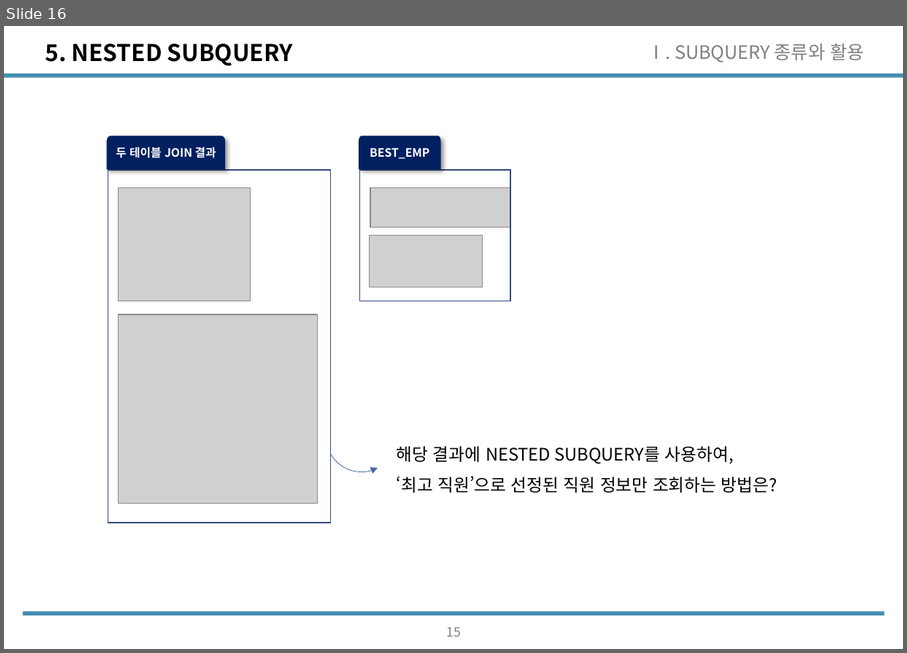
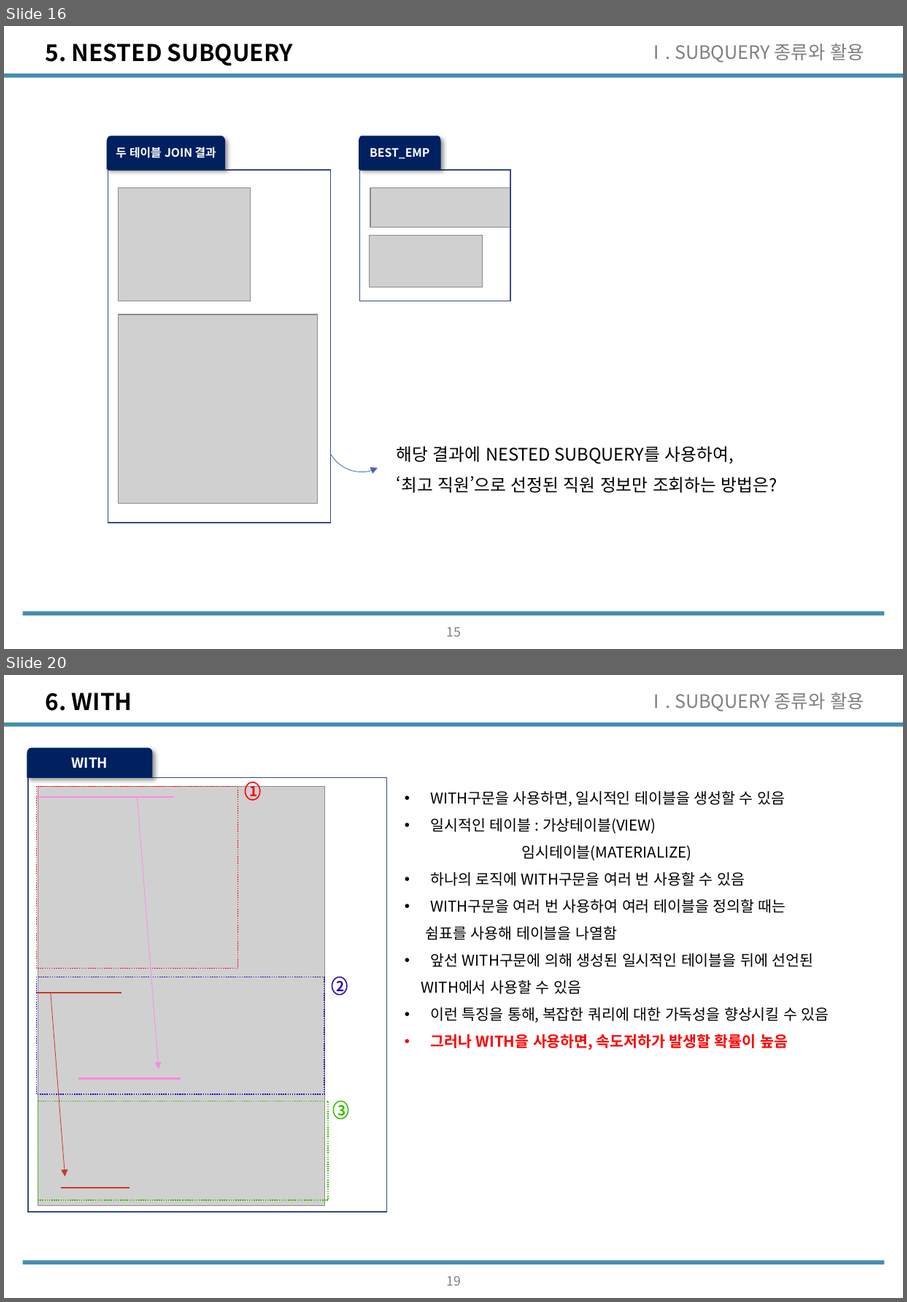
Before and after one commit to wooseok1152/SQL, a slide deck: SQL_seminar/SQL중상급활용_CH2.pptx. Shown one above the other, each under a label of ours: slide 16 before the commit, slides 16 and 20 after it; the slides between them are not shown. The pictures are 907x653 and 907x1302 pixels, drawn with LibreOffice and Linux fonts; fonts in the diff are those of the drawing; grey boxes stand for pictures. Boxes give left, top, right and bottom in pixels: in the first picture for what was removed or moved away, otherwise in the second. Text is boxed around its words. In the diff, an @@ line names an element or a change of style, - is before the commit and + after.

```diff
--- a/SQL_seminar/SQL중상급활용_CH2.pptx
+++ b/SQL_seminar/SQL중상급활용_CH2.pptx
@@ slide 20 added at [4, 675, 903, 1298], background #FFFFFF; not listed: 2 template elements that a slide beside it also shows @@
@@ title added at [46, 693, 132, 711], 20 pt, text #000000, bold @@
+6. WITH
@@ text added at [647, 693, 864, 711], 16 pt, text #808080 @@
+Ⅰ. SUBQUERY 종류와 활용
@@ group added at [27, 748, 387, 1212]: 4 rectangles, 3 ellipses, 1 picture, 1 freeform shape @@
+1
+2
+3
+WITH
@@ line added from (36, 797) to (174, 797), #FF89E6 1.5 pt @@
@@ arrow added from (137, 797) to (159, 1068), #FF89E6 0.5 pt @@
@@ text added at [422, 790, 830, 1049], 13 pt, text #000000 @@
+• WITH구문을 사용하면, 일시적인 테이블을 생성할 수 있음
+• 일시적인 테이블 : 가상테이블(VIEW)
+임시테이블(MATERIALIZE)
+• 하나의 로직에 WITH구문을 여러 번 사용할 수 있음
+• WITH구문을 여러 번 사용하여 여러 테이블을 정의할 때는
+쉼표를 사용해 테이블을 나열함
+• 앞선 WITH구문에 의해 생성된 일시적인 테이블을 뒤에 선언된
+WITH에서 사용할 수 있음
+• 이런 특징을 통해, 복잡한 쿼리에 대한 가독성을 향상시킬 수 있음
+• 그러나 WITH을 사용하면, 속도저하가 발생할 확률이 높음
@@ line added from (38, 993) to (121, 993), #C43A30 1.5 pt @@
@@ arrow added from (51, 993) to (65, 1177), #C43A30 0.5 pt @@
@@ line added from (78, 1079) to (181, 1079), #FF89E6 1.5 pt @@
@@ line added from (61, 1187) to (130, 1187), #C43A30 1.5 pt @@
@@ page number added at [446, 1276, 460, 1285], 11.1 pt, text #808080 @@
+19
```
Also in this commit, not shown: 4 slides changed, 11 other slides added, 1 other file.
